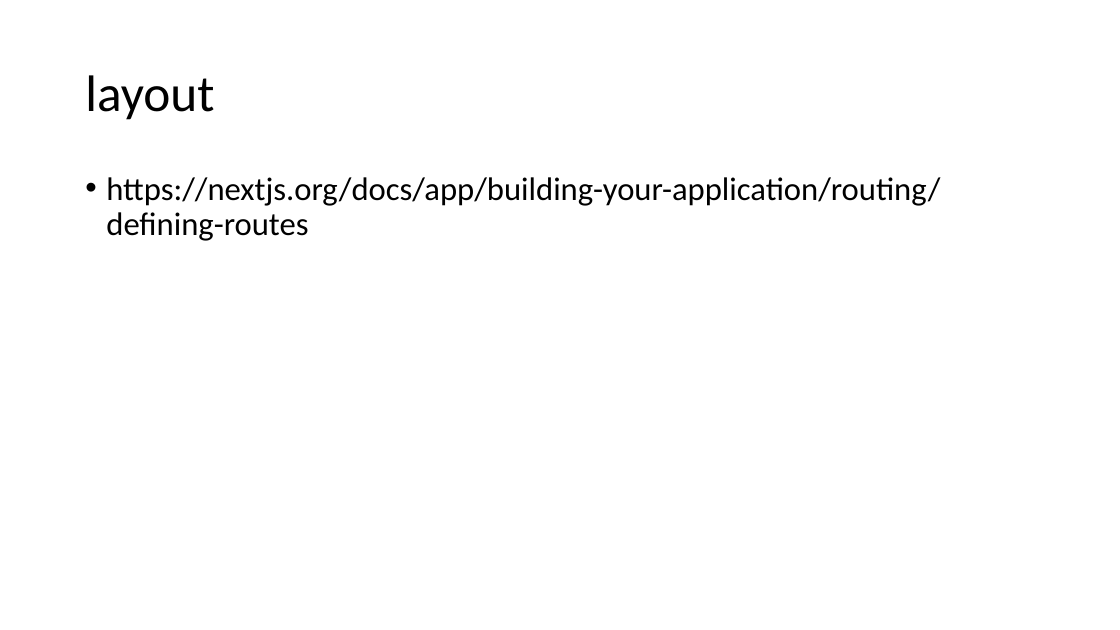
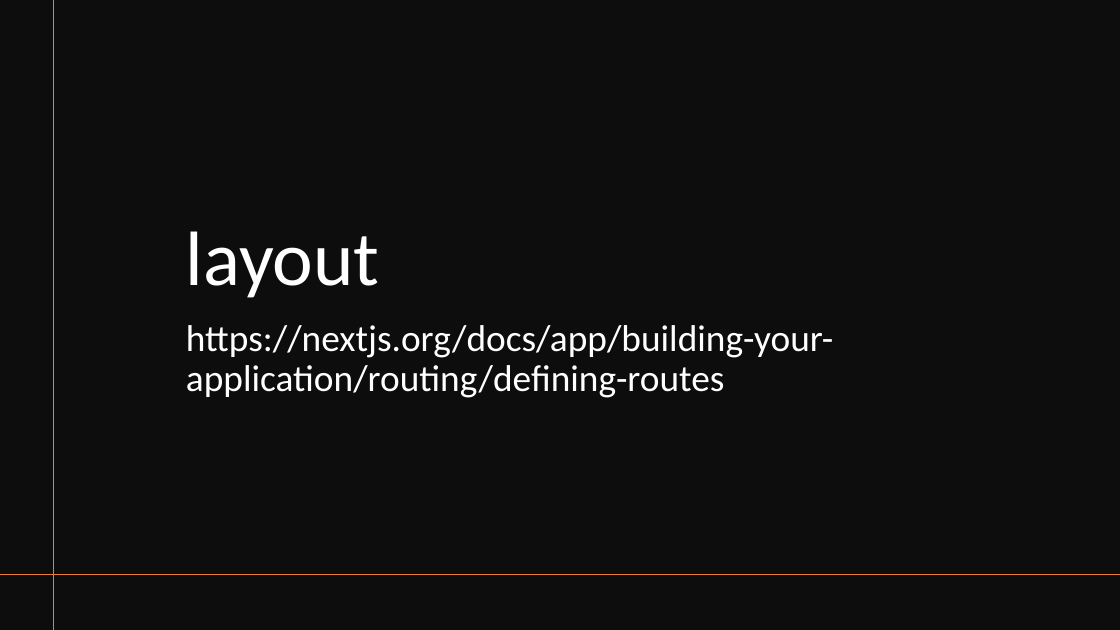
Before and after one commit to 1shaked/full-stack, a slide deck: slide 20 of 24ass/reactNext.pptx. Drawn at 1120x630 pixels with LibreOffice and Linux fonts; fonts in the diff are those of the drawing. Boxes give left, top, right and bottom in pixels: in the first picture for what was removed or moved away, otherwise in the second. Text is boxed around its words. In the diff, an @@ line names an element or a change of style, - is before the commit and + after.

```diff
--- a/24ass/reactNext.pptx
+++ b/24ass/reactNext.pptx
@@ rectangle added at bbox=[0, 0, 1120, 630], fill #0D0D0D @@
@@ line added from (54, 0) to (54, 630), #ED7D31 1 pt @@
@@ title "layout": place and size @@
-title "layout" at bbox=[85, 75, 214, 120]
+title "layout" at bbox=[186, 231, 380, 298]
@@ title "layout" at bbox=[186, 231, 380, 298]: size 44 to 66 pt, text colour #000000 to #FFFFFF; vertical alignment middle to bottom @@
@@ text "https://nextjs.org/docs/app/building-your-application/routin ...": place and size @@
-text "https://nextjs.org/docs/app/building-your-application/routin ..." at bbox=[106, 177, 940, 241]
+text "https://nextjs.org/docs/app/building-your-application/routin ..." at bbox=[186, 325, 833, 398]
@@ text "https://nextjs.org/docs/app/building-your-application/routin ..." at bbox=[186, 325, 833, 398]: size 28 to 32 pt, text colour #000000 to #FFFFFF; bullet • to none @@
@@ line added from (1120, 575) to (0, 575), #ED7D31 1 pt @@
```
Also in this commit, not shown: 9 other slides changed, 6 slides added, 7 other files.
